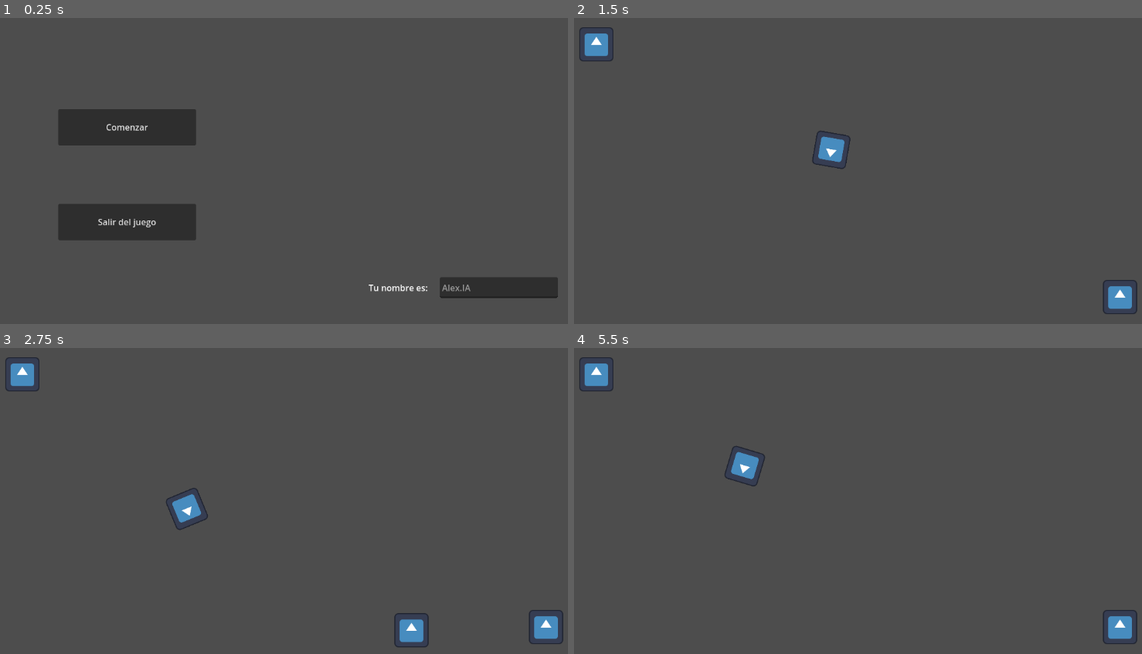
Above: before the commit, frames 1-4 (two rows, left to right).
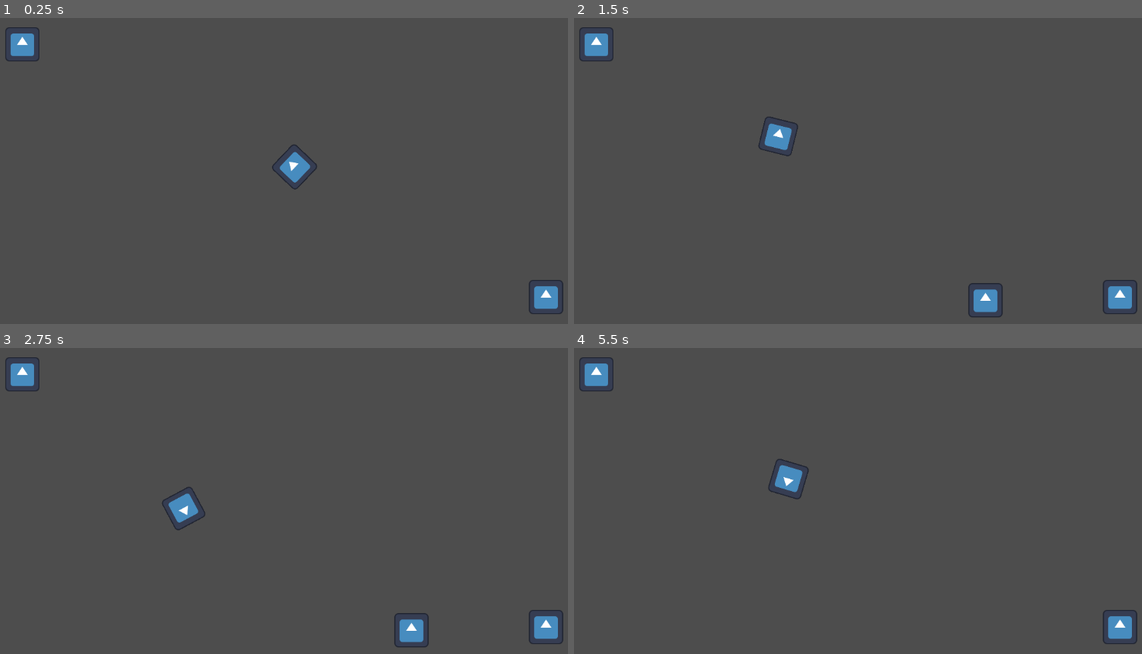
Above: after the commit, the same moments.

Repository: Gonzalo-Pizzolanti/madrid_jam
Game: Godot game, scene res://Scenes/world.tscn
Same seed, same stepped clock (60 frames per second), same inputs: the game is played once before the commit and once after it. Before the commit the project starts from res://Scenes/intro_ui.tscn. The engine's default icon, where the game draws it, is replaced by a stand-in: a white triangle on a blue panel in a dark square. Sound files missing from this copy of the repository are replaced by a short silence.
Inputs (mouse positions are in pixels of both pictures, inside the frame that each line leads up to):
- Up to frame 1 (0.25 s): no input
- Up to frame 2 (1.5 s): click (698, 128) at 0.5 s, where only the run before the commit has a clickable "Comenzar"; move the mouse to (840, 152) at 1.27 s
- Up to frame 3 (2.75 s): tap Enter at 2 s; move the mouse to (170, 516) at 2.02 s
- Up to frame 4 (5.5 s): tap Space at 2.75, 4.25 s; move the mouse to (926, 421) at 2.77 s; tap Enter at 3.5 s; move the mouse to (835, 568) at 3.52 s; move the mouse to (1051, 549) at 4.27 s; move the mouse to (681, 445) at 5.02 s

The runs differ from the first frame. In frame 1, 8.0% of the frame differs, in the area x 0-100%, y 3-97%; in frame 2, 1.2%; in frame 3, 0.3%; in frame 4, 0.8%.

Commit message:
feat: project

Diff:
--- a/project.godot
+++ b/project.godot
@@ -11,17 +11,14 @@
 [application]
 
 config/name="jam"
-run/main_scene="uid://bv3ueybty0dm6"
+run/main_scene="uid://cup3il6c8ldjo"
 config/features=PackedStringArray("4.4", "Forward Plus")
 config/icon="res://icon.svg"
 
 [autoload]
 
+world="*res://Scripts/world.gd"
 PlayerName="*res://Scripts/playerName.gd"
-
-[autoload]
-
-world="*res://Scripts/world.gd"
 
 [file_customization]
 
